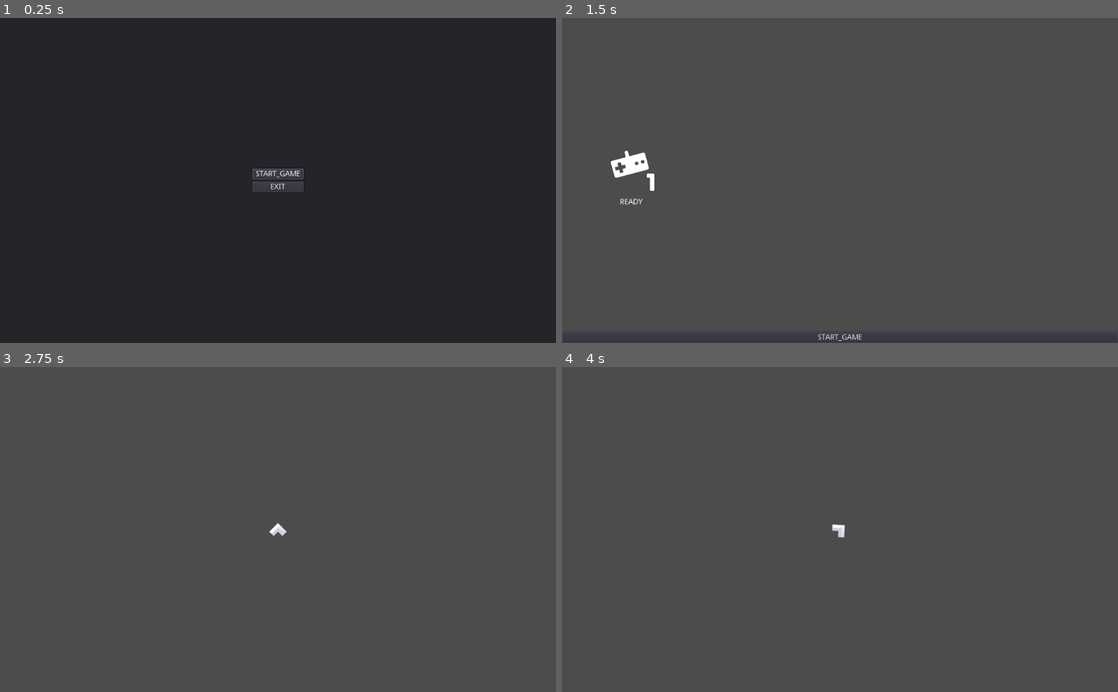
Above: before the commit, frames 1-4 (two rows, left to right).
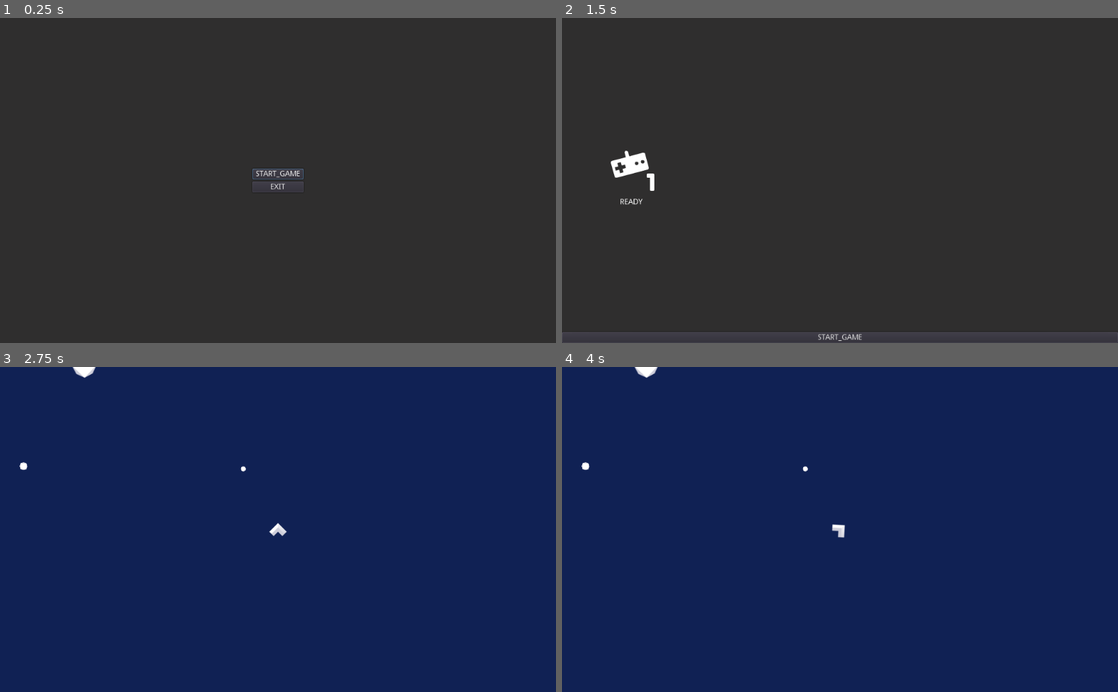
Above: after the commit, the same moments.

Repository: kuma-ge/space-game
Game: Godot game, scene res://scenes/Game.tscn
Same seed, same stepped clock (60 frames per second), same inputs: the game is played once before the commit and once after it.
Inputs (mouse positions are in pixels of both pictures, inside the frame that each line leads up to):
- Up to frame 1 (0.25 s): no input
- Up to frame 2 (1.5 s): click "START_GAME" at 0.5 s; tap Enter (ui_accept) at 1.25 s; move the mouse to (962, 164) at 1.27 s; hold D (move_right) from 1.28 s (still down); tap Space (fire) at 1.35 s; click (962, 164) at 1.42 s
- Up to frame 3 (2.75 s): tap Enter (ui_accept) at 1.52 s; release D (move_right) at 2 s; click "START_GAME" at 2 s
- Up to frame 4 (4 s): tap Enter (ui_accept) at 2.75, 3.5 s; drag from (728, 545) to (812, 594) at 2.77 s; move the mouse to (895, 458) at 3.52 s; hold D (move_right) from 3.53 s (still down); tap Space (fire) at 3.6 s; click (895, 458) at 3.67 s

The runs differ from the first frame. In frame 2, 96% of the frame differs, in the area x 0-100%, y 0-97%; in frame 3, 100%; in frame 4, 100%, in the area x 0-100%, y 0-100%.

Commit message:
Add space with meteor

Diff:
--- a/player/Player.tscn
+++ b/player/Player.tscn
@@ -9,7 +9,6 @@
 
 [node name="Player" type="KinematicBody2D"]
 collision_layer = 2147483650
-collision_mask = 0
 script = ExtResource( 1 )
 
 [node name="player" type="Sprite" parent="."]
--- a/project.godot
+++ b/project.godot
@@ -19,6 +19,11 @@
 "language": "GDScript",
 "path": "res://addons/shared/focus/Focusable.gd"
 }, {
+"base": "CanvasLayer",
+"class": "GUI",
+"language": "GDScript",
+"path": "res://scenes/GUI.gd"
+}, {
 "base": "Node",
 "class": "Health",
 "language": "GDScript",
@@ -39,6 +44,11 @@
 "language": "GDScript",
 "path": "res://addons/shared/input/InputReader.gd"
 }, {
+"base": "Control",
+"class": "MainMenu",
+"language": "GDScript",
+"path": "res://scenes/menu/MainMenu.gd"
+}, {
 "base": "Node",
 "class": "MoveDirection2D",
 "language": "GDScript",
@@ -64,6 +74,11 @@
 "language": "GDScript",
 "path": "res://addons/shared/input/PlayerManager.gd"
 }, {
+"base": "Control",
+"class": "PlayerSelection",
+"language": "GDScript",
+"path": "res://scenes/selection/PlayerSelection.gd"
+}, {
 "base": "Node",
 "class": "Random",
 "language": "GDScript",
@@ -98,26 +113,41 @@
 "class": "UnitTest",
 "language": "GDScript",
 "path": "res://addons/gut/custom/UnitTest.gd"
+}, {
+"base": "WorldGenerator",
+"class": "WhiteNoiseWorldGenerator",
+"language": "GDScript",
+"path": "res://space/WhiteNoiseWorldGenerator.gd"
+}, {
+"base": "Node2D",
+"class": "WorldGenerator",
+"language": "GDScript",
+"path": "res://space/WorldGenerator.gd"
 } ]
 _global_script_class_icons={
 "FocusContainer": "",
 "Focusable": "",
+"GUI": "",
 "Health": "",
 "HitBox": "",
 "HurtBox": "",
 "InputReader": "",
+"MainMenu": "",
 "MoveDirection2D": "",
 "Player": "",
 "PlayerFocus": "",
 "PlayerInput": "",
 "PlayerManager": "",
+"PlayerSelection": "",
 "Random": "",
 "RandomMove": "",
 "SceneTest": "",
 "Spawner": "",
 "State": "",
 "StateMachine": "",
-"UnitTest": ""
+"UnitTest": "",
+"WhiteNoiseWorldGenerator": "",
+"WorldGenerator": ""
 }
 
 [application]
@@ -126,10 +156,6 @@
 run/main_scene="res://scenes/Game.tscn"
 config/icon="res://icon.png"
 
-[autoload]
-
-MainMenu="*res://scenes/menu/MainMenu.tscn"
-
 [input]
 
 move_down={
--- /dev/null
+++ b/scenes/GUI.gd
@@ -0,0 +1,39 @@
+extends CanvasLayer
+
+class_name GUI
+
+export var player_manager_path: NodePath
+onready var player_manager: PlayerManager = get_node(player_manager_path)
+
+onready var background := $ColorRect
+
+const main_menu = preload("res://scenes/menu/MainMenu.tscn")
+const selection_scene = preload("res://scenes/selection/PlayerSelection.tscn")
+
+var active
+
+func show_main_menu() -> MainMenu:
+	return _show_scene(main_menu)
+
+
+func show_player_selection(player_manager: PlayerManager) -> PlayerSelection:
+	return _show_scene(selection_scene, {
+		"player_manager": player_manager
+	})
+
+
+func hide_active(hide_bg = true) -> void:
+	if active:
+		remove_child(active)
+
+	if hide_bg:
+		background.hide()
+
+
+func _show_scene(scene: PackedScene, props: Dictionary = {}):
+	hide_active(false)
+	active = scene.instance()
+	for prop in props:
+		active.set(prop, props[prop])
+	add_child(active)
+	return active
--- /dev/null
+++ b/scenes/GUI.tscn
@@ -0,0 +1,14 @@
+[gd_scene load_steps=2 format=2]
+
+[ext_resource path="res://scenes/GUI.gd" type="Script" id=1]
+
+[node name="GUI" type="CanvasLayer"]
+script = ExtResource( 1 )
+
+[node name="ColorRect" type="ColorRect" parent="."]
+anchor_right = 1.0
+anchor_bottom = 1.0
+color = Color( 0.188235, 0.184314, 0.184314, 1 )
+__meta__ = {
+"_edit_use_anchors_": false
+}
--- a/scenes/Game.gd
+++ b/scenes/Game.gd
@@ -1,24 +1,23 @@
 extends Node
 
 onready var player_manager := $PlayerManager
-onready var gui := $CanvasLayer
+onready var gui := $GUI
 onready var camera := $Camera2D
+onready var space := $Space
 
-const selection_scene = preload("res://scenes/selection/PlayerSelection.tscn")
 const player_scene = preload("res://player/Player.tscn")
 
 func _ready():
-	MainMenu.connect("start_game", self, "_start_player_select")
+	gui.show_main_menu().connect("start_game", self, "_start_player_select")
 
 func _start_player_select():
-	var selection = selection_scene.instance()
-	selection.player_manager = player_manager
-	gui.add_child(selection)
-	selection.connect("start_game", self, "_start_game")
+	gui.show_player_selection(player_manager).connect("start_game", self, "_start_game")
 
 func _start_game():
+	gui.hide_active()
 	for player in player_manager.players:
 		var player_node = player_scene.instance()
 		add_child(player_node)
 		player_node.input = player_manager.create_input(player)
 		camera.add_track_node(player_node)
+		space.add_player(player_node)
--- a/scenes/Game.tscn
+++ b/scenes/Game.tscn
@@ -1,8 +1,10 @@
-[gd_scene load_steps=4 format=2]
+[gd_scene load_steps=6 format=2]
 
 [ext_resource path="res://addons/shared/camera/CameraAll2D.gd" type="Script" id=1]
 [ext_resource path="res://scenes/Game.gd" type="Script" id=2]
 [ext_resource path="res://addons/shared/input/PlayerManager.gd" type="Script" id=3]
+[ext_resource path="res://space/Space.tscn" type="PackedScene" id=4]
+[ext_resource path="res://scenes/GUI.tscn" type="PackedScene" id=5]
 
 [node name="Game" type="Node"]
 script = ExtResource( 2 )
@@ -14,4 +16,7 @@
 current = true
 script = ExtResource( 1 )
 
-[node name="CanvasLayer" type="CanvasLayer" parent="."]
+[node name="Space" parent="." instance=ExtResource( 4 )]
+
+[node name="GUI" parent="." instance=ExtResource( 5 )]
+player_manager_path = NodePath("../PlayerManager")
--- a/scenes/menu/MainMenu.gd
+++ b/scenes/menu/MainMenu.gd
@@ -1,19 +1,20 @@
-extends CanvasLayer
+extends Control
+
+class_name MainMenu
 
 signal start_game
 
-onready var menu_panel := $Panel
-onready var main := $Panel/Main
-onready var options := $Panel/Options
+onready var main := $Main
+onready var options := $Options
 
-onready var start_btn = $Panel/Main/VBoxContainer/Start
+onready var start_btn = $Main/VBoxContainer/Start
 
 const menu_stack = []
 var current_menu setget _set_current_menu
 
 
 func _ready():
-	for child in menu_panel.get_children():
+	for child in get_children():
 		child.hide()
 	_open_menu(main)
 
@@ -44,7 +45,7 @@
 
 func _on_Start_pressed():
 	emit_signal("start_game")
-	menu_panel.hide()
+	hide()
 
 
 func _on_Options_pressed():
--- a/scenes/menu/MainMenu.tscn
+++ b/scenes/menu/MainMenu.tscn
@@ -3,37 +3,35 @@
 [ext_resource path="res://scenes/menu/MainMenu.gd" type="Script" id=1]
 [ext_resource path="res://scenes/menu/Menu.gd" type="Script" id=2]
 
-[node name="MainMenu" type="CanvasLayer"]
-script = ExtResource( 1 )
-
-[node name="Panel" type="Panel" parent="."]
+[node name="MainMenu" type="MarginContainer"]
 anchor_right = 1.0
 anchor_bottom = 1.0
+script = ExtResource( 1 )
 __meta__ = {
 "_edit_use_anchors_": false
 }
 
-[node name="Main" type="CenterContainer" parent="Panel"]
+[node name="Main" type="CenterContainer" parent="."]
 visible = false
-anchor_right = 1.0
-anchor_bottom = 1.0
+margin_right = 1024.0
+margin_bottom = 600.0
 script = ExtResource( 2 )
 __meta__ = {
 "_edit_use_anchors_": false
 }
 
-[node name="VBoxContainer" type="VBoxContainer" parent="Panel/Main"]
+[node name="VBoxContainer" type="VBoxContainer" parent="Main"]
 margin_left = 465.0
 margin_top = 278.0
 margin_right = 559.0
 margin_bottom = 322.0
 
-[node name="Start" type="Button" parent="Panel/Main/VBoxContainer"]
+[node name="Start" type="Button" parent="Main/VBoxContainer"]
 margin_right = 94.0
 margin_bottom = 20.0
 text = "START_GAME"
 
-[node name="Options" type="Button" parent="Panel/Main/VBoxContainer"]
+[node name="Options" type="Button" parent="Main/VBoxContainer"]
 visible = false
 margin_top = 24.0
 margin_right = 94.0
@@ -43,7 +41,7 @@
 "_edit_use_anchors_": false
 }
 
-[node name="Exit" type="Button" parent="Panel/Main/VBoxContainer"]
+[node name="Exit" type="Button" parent="Main/VBoxContainer"]
 margin_top = 48.0
 margin_right = 94.0
 margin_bottom = 68.0
@@ -52,22 +50,22 @@
 "_edit_use_anchors_": false
 }
 
-[node name="Options" type="MarginContainer" parent="Panel"]
+[node name="Options" type="MarginContainer" parent="."]
 visible = false
-anchor_right = 1.0
-anchor_bottom = 1.0
-__meta__ = {
-"_edit_use_anchors_": false
-}
-
-[node name="TabContainer" type="TabContainer" parent="Panel/Options"]
 margin_right = 1024.0
 margin_bottom = 600.0
 __meta__ = {
 "_edit_use_anchors_": false
 }
 
-[node name="SETTINGS" type="Tabs" parent="Panel/Options/TabContainer"]
+[node name="TabContainer" type="TabContainer" parent="Options"]
+margin_right = 1024.0
+margin_bottom = 600.0
+__meta__ = {
+"_edit_use_anchors_": false
+}
+
+[node name="SETTINGS" type="Tabs" parent="Options/TabContainer"]
 anchor_right = 1.0
 anchor_bottom = 1.0
 margin_left = 4.0
@@ -75,7 +73,7 @@
 margin_right = -4.0
 margin_bottom = -4.0
 
-[node name="INPUTS" type="Tabs" parent="Panel/Options/TabContainer"]
+[node name="INPUTS" type="Tabs" parent="Options/TabContainer"]
 visible = false
 anchor_right = 1.0
 anchor_bottom = 1.0
@@ -83,6 +81,6 @@
 margin_top = 32.0
 margin_right = -4.0
 margin_bottom = -4.0
-[connection signal="pressed" from="Panel/Main/VBoxContainer/Start" to="." method="_on_Start_pressed"]
-[connection signal="pressed" from="Panel/Main/VBoxContainer/Options" to="." method="_on_Options_pressed"]
-[connection signal="pressed" from="Panel/Main/VBoxContainer/Exit" to="." method="_on_Exit_pressed"]
+
+[connection signal="pressed" from="Main/VBoxContainer/Start" to="." method="_on_Start_pressed"]
+[connection signal="pressed" from="Main/VBoxContainer/Exit" to="." method="_on_Exit_pressed"]
--- a/scenes/selection/PlayerSelection.gd
+++ b/scenes/selection/PlayerSelection.gd
@@ -1,4 +1,6 @@
 extends Control
+
+class_name PlayerSelection
 
 signal start_game
 
--- /dev/null
+++ b/space/Space.tscn
@@ -0,0 +1,22 @@
+[gd_scene load_steps=3 format=2]
+
+[ext_resource path="res://space/WhiteNoiseWorldGenerator.gd" type="Script" id=1]
+[ext_resource path="res://space/meteor/Meteor.tscn" type="PackedScene" id=2]
+
+[node name="Space" type="Node2D"]
+script = ExtResource( 1 )
+start_seed = "white_noise_generation"
+Asteroid = ExtResource( 2 )
+asteroid_density = 10
+
+[node name="CanvasLayer" type="CanvasLayer" parent="."]
+layer = -1
+
+[node name="ColorRect" type="ColorRect" parent="CanvasLayer"]
+anchor_right = 1.0
+anchor_bottom = 1.0
+mouse_filter = 2
+color = Color( 0.0666667, 0.133333, 0.333333, 1 )
+__meta__ = {
+"_edit_use_anchors_": false
+}
--- /dev/null
+++ b/space/WhiteNoiseWorldGenerator.gd
@@ -0,0 +1,79 @@
+## World generator that uses white noise to place asteroids in sectors.
+class_name WhiteNoiseWorldGenerator
+extends WorldGenerator
+
+## The asteroid scene to instantiate inside sectors.
+export var Asteroid: PackedScene
+## The number of asteroids to place in each sector.
+export var asteroid_density := 3
+
+var _players = []
+
+func add_player(player) -> void:
+	_players.append(player)
+
+
+# Upon starting the game, we generate sectors around the player and initialise
+# the grid drawer, which needs to know the sector size and the number of sector
+# we generate on each axis.
+func _ready() -> void:
+	generate()
+
+
+func _physics_process(_delta: float) -> void:
+	# Every frame, we compare the player's position to the current sector. If
+	# they move far enough from it, we need to update the world.
+	var sector_location := _current_sector * sector_size
+
+	for player in _players:
+		if player.global_position.distance_squared_to(sector_location) > _total_sector_count:
+			# Our function to update the sectors takes a vector to offset. As the
+			# player can be moving left, right, up, or down, we store that
+			# information in our sector_offset variable.
+			var sector_offset := Vector2.ZERO
+			sector_offset = (player.global_position - sector_location) / sector_size
+			sector_offset.x = int(sector_offset.x)
+			sector_offset.y = int(sector_offset.y)
+
+			_update_sectors(sector_offset)
+
+
+# Generates asteroids and places them inside
+# of the sector's bounds with a random position, rotation, and scale.
+func _generate_sector(x_id: int, y_id: int) -> void:
+	_rng.seed = make_seed_for(x_id, y_id)
+
+	# List of entities generated in this sector.
+	var sector_data := []
+	# Generates random Vector2 in a square and assign an asteroid to it, with a
+	# random angle and scale. The asteroids can overlap.
+	for _i in range(asteroid_density):
+		var asteroid := Asteroid.instance()
+		add_child(asteroid)
+
+		# We generate a random position for each asteroid within the rectangle's bounds.
+		asteroid.position = _generate_random_position(x_id, y_id)
+		asteroid.rotation = _rng.randf_range(-PI, PI)
+		asteroid.scale *= _rng.randf_range(0.2, 1.0)
+		sector_data.append(asteroid)
+
+	# We store references to all asteroids to free them later.
+	_sectors[Vector2(x_id, y_id)] = sector_data
+
+
+# Returns a random position within the sector's bounds, given the sector's coordinates.
+func _generate_random_position(x_id: int, y_id: int) -> Vector2:
+	# Calculate the sector boundaries based on the current x and y sector
+	# coordinates.
+	var sector_position = Vector2(x_id * sector_size, y_id * sector_size)
+	var sector_top_left = Vector2(
+		sector_position.x - _half_sector_size, sector_position.y - _half_sector_size
+	)
+	var sector_bottom_right = Vector2(
+		sector_position.x + _half_sector_size, sector_position.y + _half_sector_size
+	)
+
+	return Vector2(
+		_rng.randf_range(sector_top_left.x, sector_bottom_right.x),
+		_rng.randf_range(sector_top_left.y, sector_bottom_right.y)
+	)
--- /dev/null
+++ b/space/WorldGenerator.gd
@@ -0,0 +1,118 @@
+## Abstract base class for worlds.
+##
+## Splits the world into `sectors` of a fixed size in pixels. You can think of
+## the world as a grid of square sectors.
+## Exposes functions for extended classes to use, though the central part is the
+## `_generate_sector()` virtual method. This is where you should generate the
+## content of individual sectors.
+class_name WorldGenerator
+extends Node2D
+
+## When the player moves around the world, we generate sectors only in the direction they are moving. And to do so, we think in term of the axis the player Is moving along. These two constants represent the X and Y axes respectively.
+enum { AXIS_X, AXIS_Y }
+
+## Size of a sector in pixels.
+export var sector_size := 1000.0
+## Number of sectors to generate around the player on a given axis.
+export var sector_axis_count := 10
+## Seed to generate the world. We will use a hash function to convert it to a unique number for each sector. See the `make_seed_for()` function below.
+## This makes the world generation deterministic.
+export var start_seed := "world_generation"
+
+## This dictionary can store important data about any generated sector, or even custom data for persistent worlds.
+var _sectors := {}
+## Coordinates of the sector the player currently is in. We use it to generate _sectors around the player.
+var _current_sector := Vector2.ZERO
+## There are some built-in functions in GDScript to generate random numbers, but the random number generator allows us to use a specific seed and provides more methods, which is useful for procedural generation.
+var _rng := RandomNumberGenerator.new()
+
+## We will reuse the three values below several times so we pre-calculate them.
+## Half of `sector_size`.
+onready var _half_sector_size := sector_size / 2.0
+## Total number of sectors to generate around the player.
+onready var _total_sector_count := sector_size * sector_size
+## And this is half of `_total_sector_count`.
+onready var _half_sector_count := int(sector_axis_count / 2.0)
+
+
+## Calls `_generate_sector()` for each sector in a grid around the player.
+func generate() -> void:
+	for x in range(-_half_sector_count, _half_sector_count):
+		for y in range(-_half_sector_count, _half_sector_count):
+			_generate_sector(x, y)
+
+
+## Creates a text string for the seed with the format "seed_x_y" and uses the hash method to turn it into an integer.
+## This allows us to use it with the `RandomNumberGenerator.seed` property.
+func make_seed_for(_x_id: int, _y_id: int, custom_data := "") -> int:
+	var new_seed := "%s_%s_%s" % [start_seed, _x_id, _y_id]
+	if not custom_data.empty():
+		new_seed = "%s_%s" % [new_seed, custom_data]
+	return new_seed.hash()
+
+
+## Updates generated sectors around the player based on `difference`, a cell offset.
+func _update_sectors(difference: Vector2) -> void:
+	_update_along_axis(AXIS_X, difference.x)
+	_update_along_axis(AXIS_Y, difference.y)
+
+
+## Virtual function that governs how we should generate a given sector based
+## on its position in the infinite grid.
+func _generate_sector(_x_id: int, _y_id: int) -> void:
+	pass
+
+
+## Travels along an axis and a direction, erasing sectors in the perpendicular axis that are too far
+## away from the player and generating new sectors that come into this range.
+func _update_along_axis(axis: int, difference: float) -> void:
+
+	if difference == 0 or (axis != AXIS_X and axis != AXIS_Y):
+		return
+
+	# We're going to use the `difference` argument in calculations below to determine the sectors to
+	# generate and to delete.
+	# Depending on the direction the player is moving, we need to correct for the calculations
+	# below.
+	# When `difference` is positive, we end up in situations where sectors aren't erased or added on
+	# time. This value is there to catch those cases.
+	var axis_modifier := int(difference > 0)
+	# We extract the `_current_sector`'s row or column depending on the axis we want to walk.
+	var sector_axis_coordinate := _current_sector.x if axis == AXIS_X else _current_sector.y
+	# We calculate the coordinate of the row or column of the new line of sectors to create.
+	var new_sector_line_index := int(
+		sector_axis_coordinate + (_half_sector_count - axis_modifier) * difference + difference
+	)
+
+	# We find the range of coordinates of the row or column *perpendicular* to the
+	# axis we're updating.
+	var other_axis_position := _current_sector.y if axis == AXIS_X else _current_sector.x
+	var other_axis_min := other_axis_position - _half_sector_count
+	var other_axis_max := other_axis_position + _half_sector_count
+
+	# We generate a new entire row or column perpendicular to the axis along which we're moving.
+	for other_axis_coordinate in range(other_axis_min, other_axis_max):
+		var x := new_sector_line_index if axis == AXIS_X else other_axis_coordinate
+		var y := other_axis_coordinate if axis == AXIS_X else new_sector_line_index
+		_generate_sector(x, y)
+
+	# We then want to delete the row or column on the opposite end of the grid.
+	var obsolete_sector_line_index := int(new_sector_line_index + sector_axis_count * -difference)
+	for other_axis_coordinate in range(other_axis_min, other_axis_max):
+		var key := Vector2(
+			obsolete_sector_line_index if axis == AXIS_X else other_axis_coordinate,
+			other_axis_coordinate if axis == AXIS_X else obsolete_sector_line_index
+		)
+
+		# We free all asteroids in this sector and remove the corresponding key.
+		if _sectors.has(key):
+			var sector_data: Array = _sectors[key]
+			for d in sector_data:
+				d.queue_free()
+			var _found := _sectors.erase(key)
+
+	# And now we're done updating the world, we update the `_current_sector`.
+	if axis == AXIS_X:
+		_current_sector.x += difference
+	else:
+		_current_sector.y += difference
--- /dev/null
+++ b/space/meteor/Meteor.tscn
@@ -0,0 +1,16 @@
+[gd_scene load_steps=3 format=2]
+
+[ext_resource path="res://space/meteor/meteor_large.png" type="Texture" id=1]
+
+[sub_resource type="CircleShape2D" id=1]
+radius = 22.0
+
+[node name="Meteor" type="StaticBody2D"]
+collision_mask = 0
+
+[node name="Sprite" type="Sprite" parent="."]
+scale = Vector2( 1.005, 1 )
+texture = ExtResource( 1 )
+
+[node name="CollisionShape2D" type="CollisionShape2D" parent="."]
+shape = SubResource( 1 )
Binary file removed: meteor/meteor_small.png
Binary file removed: meteor/meteor_squareLarge.png
Binary file removed: meteor/meteor_squareSmall.png
Renamed: meteor/meteor_large.png -> space/meteor/meteor_large.png
